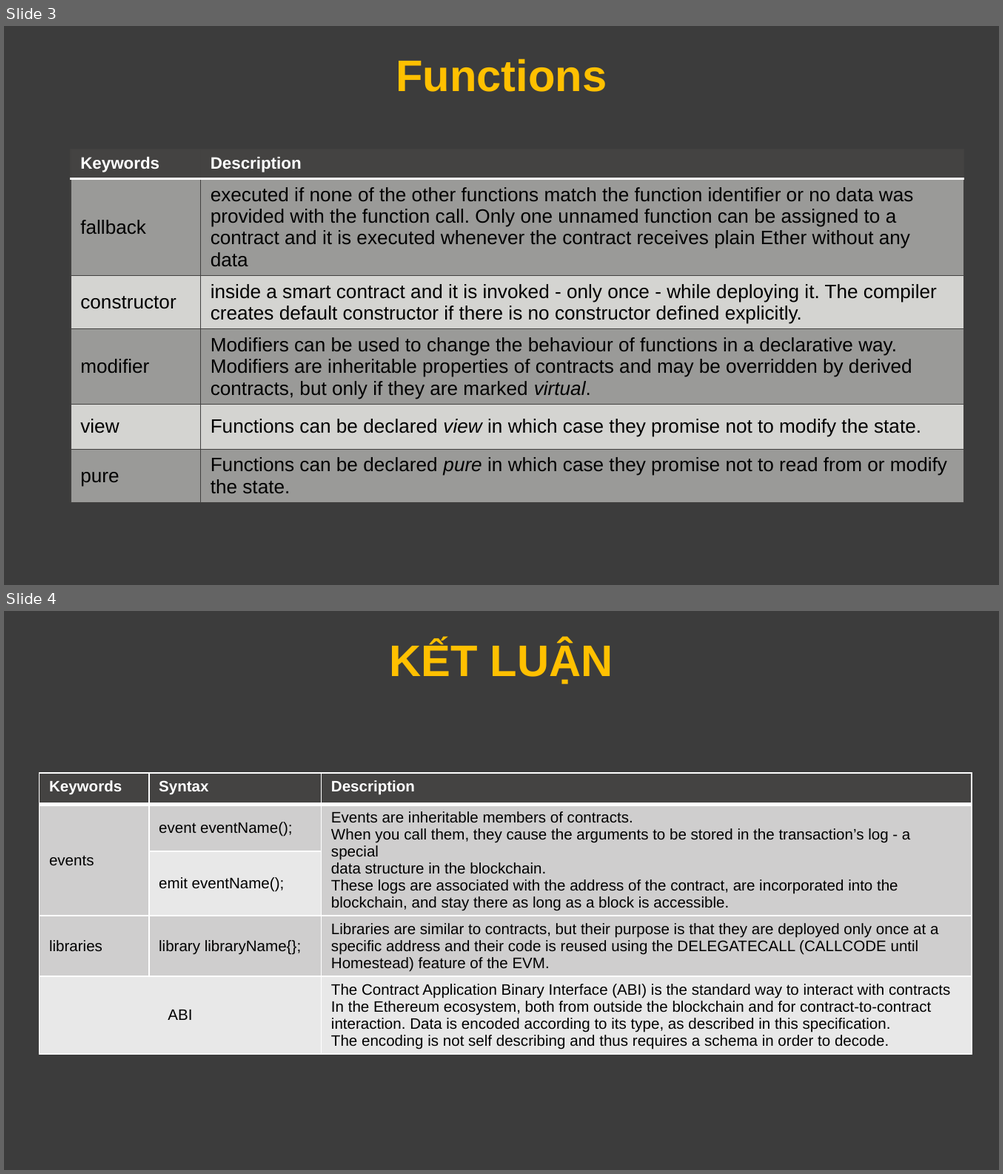
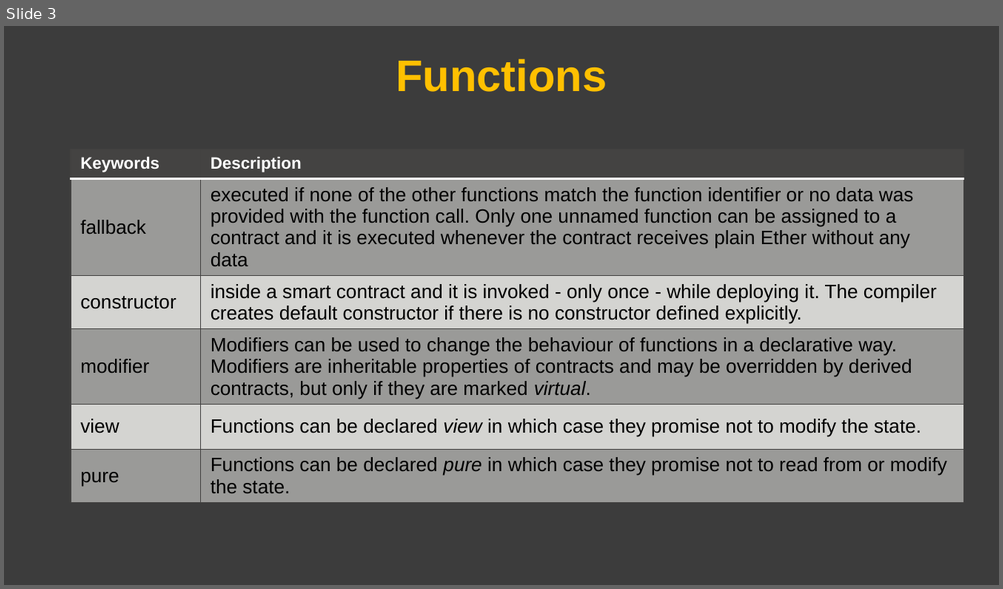
Before and after one commit to FxLuc/DAPP, a slide deck: Chapter09/Dapp.pptx. Shown one above the other, each under a label of ours: slides 3 and 4 before the commit, slide 3 after it. The pictures are 1003x1174 and 1003x589 pixels, drawn with LibreOffice and Linux fonts; fonts in the diff are those of the drawing. Boxes give left, top, right and bottom in pixels: in the first picture for what was removed or moved away, otherwise in the second. Text is boxed around its words. In the diff, an @@ line names an element or a change of style, - is before the commit and + after.

```diff
--- a/Chapter09/Dapp.pptx
+++ b/Chapter09/Dapp.pptx
@@ slide 4 removed at [4,611,999,1170], background #3C3C3C @@
@@ text removed at [390,641,613,684] @@
-KẾT LUẬN
@@ table removed at [39,773,970,1053], 5 rows, 3 columns @@
-Keywords | Syntax | Description
-events | event eventName(); | Events are inheritable members of contracts. / When you call them, they cause the arguments to be stored in the transaction’s log - a special / data structure in the blockchain. / These logs are associated with the address of the contract, are incorporated into the / blockchain, and stay there as long as a block is accessible.
- | emit eventName(); | 
-libraries | library libraryName{}; | Libraries are similar to contracts, but their purpose is that they are deployed only once at a / specific address and their code is reused using the DELEGATECALL (CALLCODE until / Homestead) feature of the EVM.
-ABI |  | The Contract Application Binary Interface (ABI) is the standard way to interact with contracts / In the Ethereum ecosystem, both from outside the blockchain and for contract-to-contract / interaction. Data is encoded according to its type, as described in this specification. / The encoding is not self describing and thus requires a schema in order to decode.
```
Also in this commit, not shown: 1 slide changed, 1 slide added, 2 other files.
